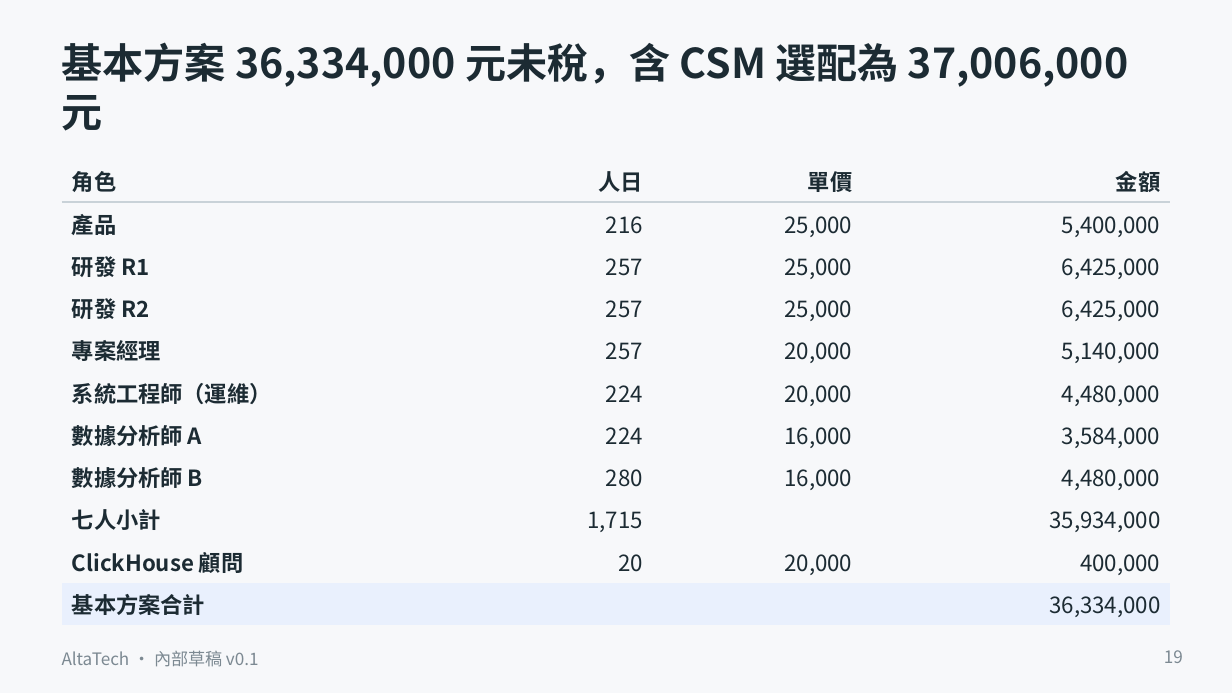
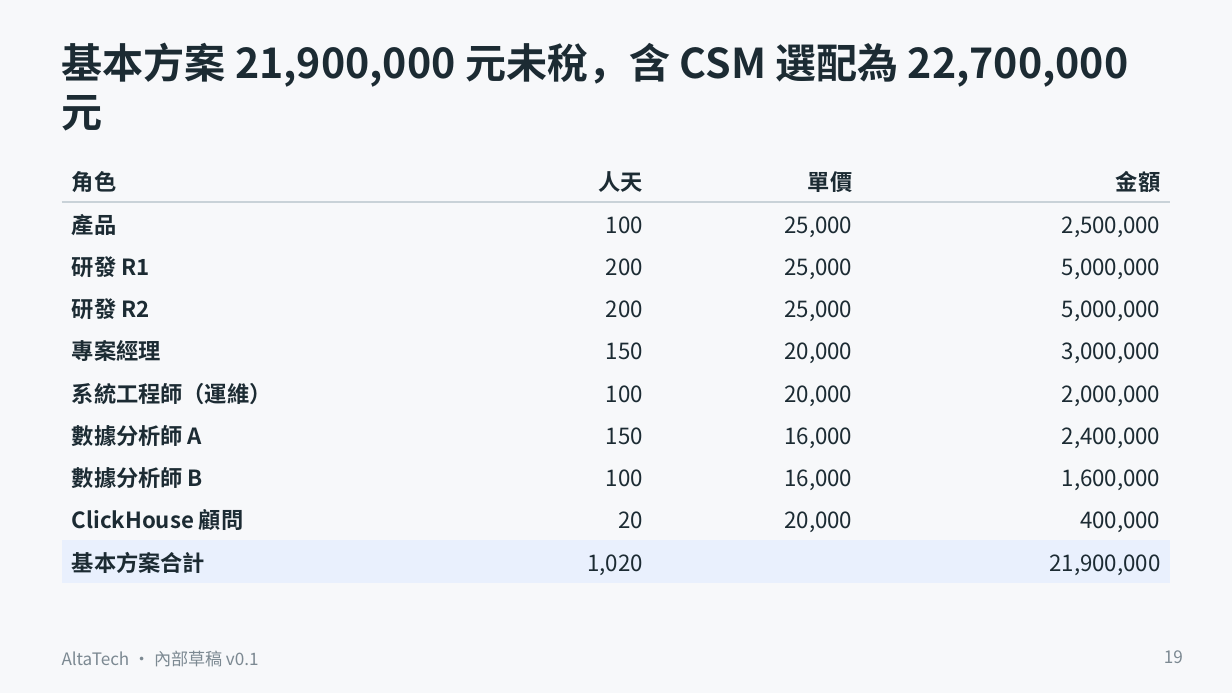
Before and after one commit to ALTA-TECH2025/altatech-dmp, a slide deck: slide 19 of docs/decks/sinopac-dmp-proposal-v0.1.pptx. Drawn at 1232x693 pixels with LibreOffice and Linux fonts; fonts in the diff are those of the drawing. Boxes give left, top, right and bottom in pixels: in the first picture for what was removed or moved away, otherwise in the second. Text is boxed around its words. In the diff, an @@ line names an element or a change of style, - is before the commit and + after.

```diff
--- a/docs/decks/sinopac-dmp-proposal-v0.1.pptx
+++ b/docs/decks/sinopac-dmp-proposal-v0.1.pptx
@@ title at (x1=62, y1=42, x2=1128, y2=131): text changed @@
-基本方案 36,334,000 元未稅，含 CSM 選配為 37,006,000 元
+基本方案 21,900,000 元未稅，含 CSM 選配為 22,700,000 元
@@ table at (x1=62, y1=160, x2=1170, y2=579) @@
-row 1: 角色 | 人日 | 單價 | 金額
-row 2: 產品 | 216 | 25,000 | 5,400,000
-row 3: 研發 R1 | 257 | 25,000 | 6,425,000
-row 4: 研發 R2 | 257 | 25,000 | 6,425,000
-row 5: 專案經理 | 257 | 20,000 | 5,140,000
-row 6: 系統工程師（運維） | 224 | 20,000 | 4,480,000
-row 7: 數據分析師 A | 224 | 16,000 | 3,584,000
-row 8: 數據分析師 B | 280 | 16,000 | 4,480,000
-row 9: 七人小計 | 1,715 |  | 35,934,000
+row 1: 角色 | 人天 | 單價 | 金額
+row 2: 產品 | 100 | 25,000 | 2,500,000
+row 3: 研發 R1 | 200 | 25,000 | 5,000,000
+row 4: 研發 R2 | 200 | 25,000 | 5,000,000
+row 5: 專案經理 | 150 | 20,000 | 3,000,000
+row 6: 系統工程師（運維） | 100 | 20,000 | 2,000,000
+row 7: 數據分析師 A | 150 | 16,000 | 2,400,000
+row 8: 數據分析師 B | 100 | 16,000 | 1,600,000
-row 10, column 2: 
+row 10, column 2: 1,020
-row 10, column 4: 36,334,000
+row 10, column 4: 21,900,000
```
Also in this commit, not shown: 1 other slide changed, 1 slide added, 1 slide removed, 2 other files.
